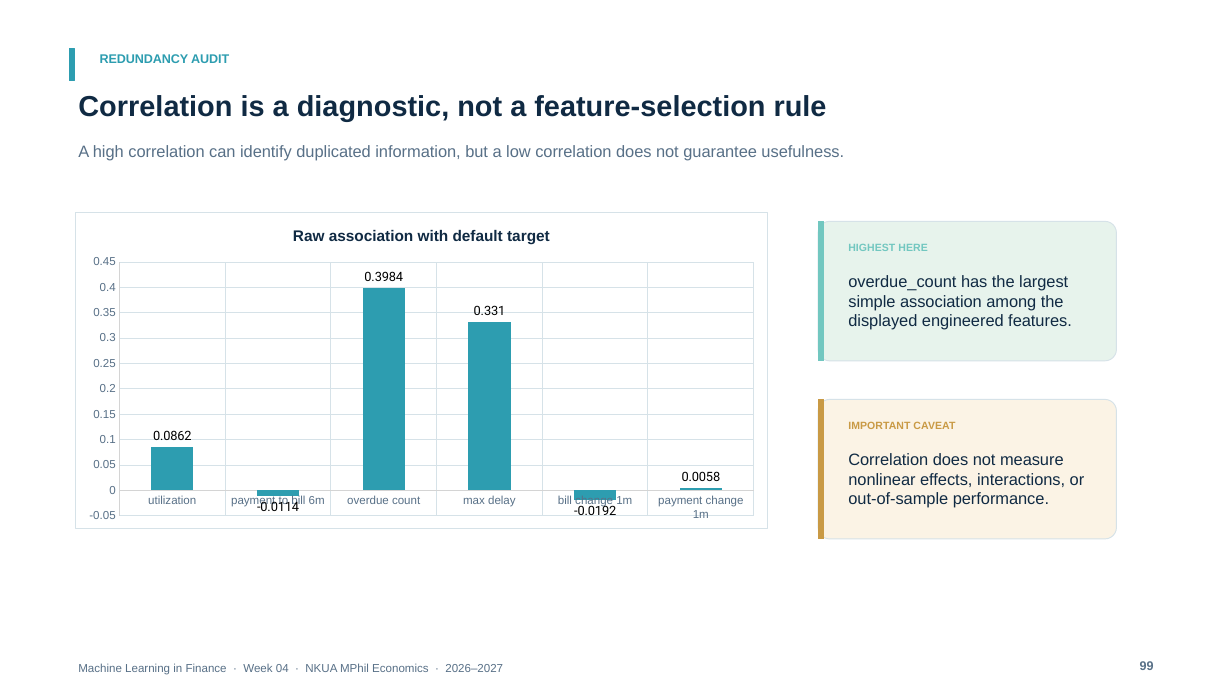
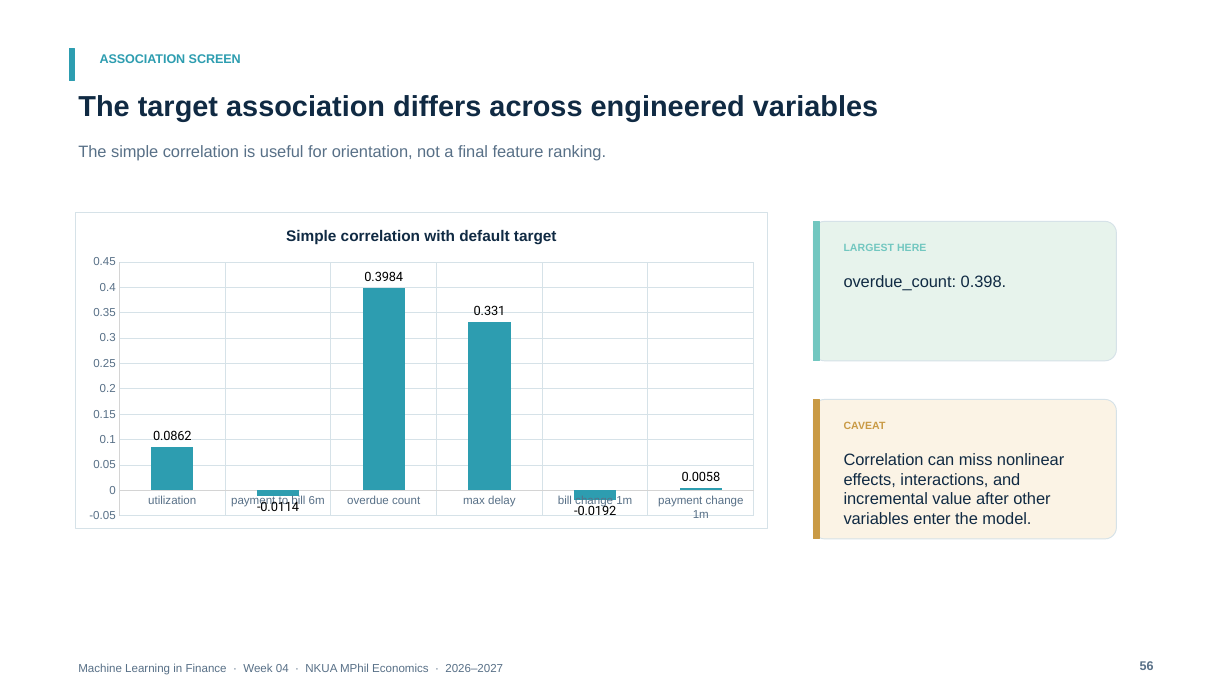
Before and after one commit to fkottas/Teaching-Courses, a slide deck: slide 56 of Machine Learning in Finance/2026-2027/lectures/week-04/slides/Lecture_04_Feature_Engineering_for_Financial_Data_2026-2027.pptx (slide 99 before the commit). Drawn at 1232x693 pixels with LibreOffice and Linux fonts; fonts in the diff are those of the drawing. Boxes give left, top, right and bottom in pixels: in the first picture for what was removed or moved away, otherwise in the second. Text is boxed around its words. In the diff, an @@ line names an element or a change of style, - is before the commit and + after.

```diff
--- a/Machine Learning in Finance/2026-2027/lectures/week-04/slides/Lecture_04_Feature_Engineering_for_Financial_Data_2026-2027.pptx
+++ b/Machine Learning in Finance/2026-2027/lectures/week-04/slides/Lecture_04_Feature_Engineering_for_Financial_Data_2026-2027.pptx
@@ text at bbox=[100, 54, 241, 63]: text changed @@
-REDUNDANCY AUDIT
+ASSOCIATION SCREEN
@@ text at bbox=[78, 95, 878, 121]: text changed @@
-Correlation is a diagnostic, not a feature-selection rule
+The target association differs across engineered variables
@@ text at bbox=[78, 145, 606, 161]: text changed @@
-A high correlation can identify duplicated information, but a low correlation does not guarantee usefulness.
+The simple correlation is useful for orientation, not a final feature ranking.
@@ column chart at bbox=[75, 212, 768, 530] @@
@@ title "Raw association with default target " to "Simple correlation with default target " @@
@@ rectangle: place and size @@
-rectangle at bbox=[818, 222, 823, 361]
+rectangle at bbox=[813, 222, 819, 361]
@@ rounded rectangle: place and size @@
-rounded rectangle at bbox=[818, 222, 1116, 361]
+rounded rectangle at bbox=[813, 222, 1116, 361]
@@ text at bbox=[844, 244, 926, 251]: text changed @@
-HIGHEST HERE
+LARGEST HERE
@@ text at bbox=[844, 275, 1006, 291]: text changed @@
-overdue_count has the largest simple association among the displayed engineered features.
+overdue_count: 0.398.
@@ rectangle: place and size @@
-rectangle at bbox=[818, 399, 823, 539]
+rectangle at bbox=[813, 399, 819, 539]
@@ rounded rectangle: place and size @@
-rounded rectangle at bbox=[818, 399, 1116, 539]
+rounded rectangle at bbox=[813, 399, 1116, 539]
@@ text at bbox=[844, 421, 886, 429]: text changed @@
-IMPORTANT CAVEAT
+CAVEAT
@@ text at bbox=[844, 453, 1064, 524]: text changed @@
-Correlation does not measure nonlinear effects, interactions, or out-of-sample performance.
+Correlation can miss nonlinear effects, interactions, and incremental value after other variables enter the model.
@@ text at bbox=[1140, 661, 1154, 670]: text changed @@
-99
+56
```
Also in this commit, not shown: 32 other slides changed, 57 slides added, 76 slides removed, 3 other files.
